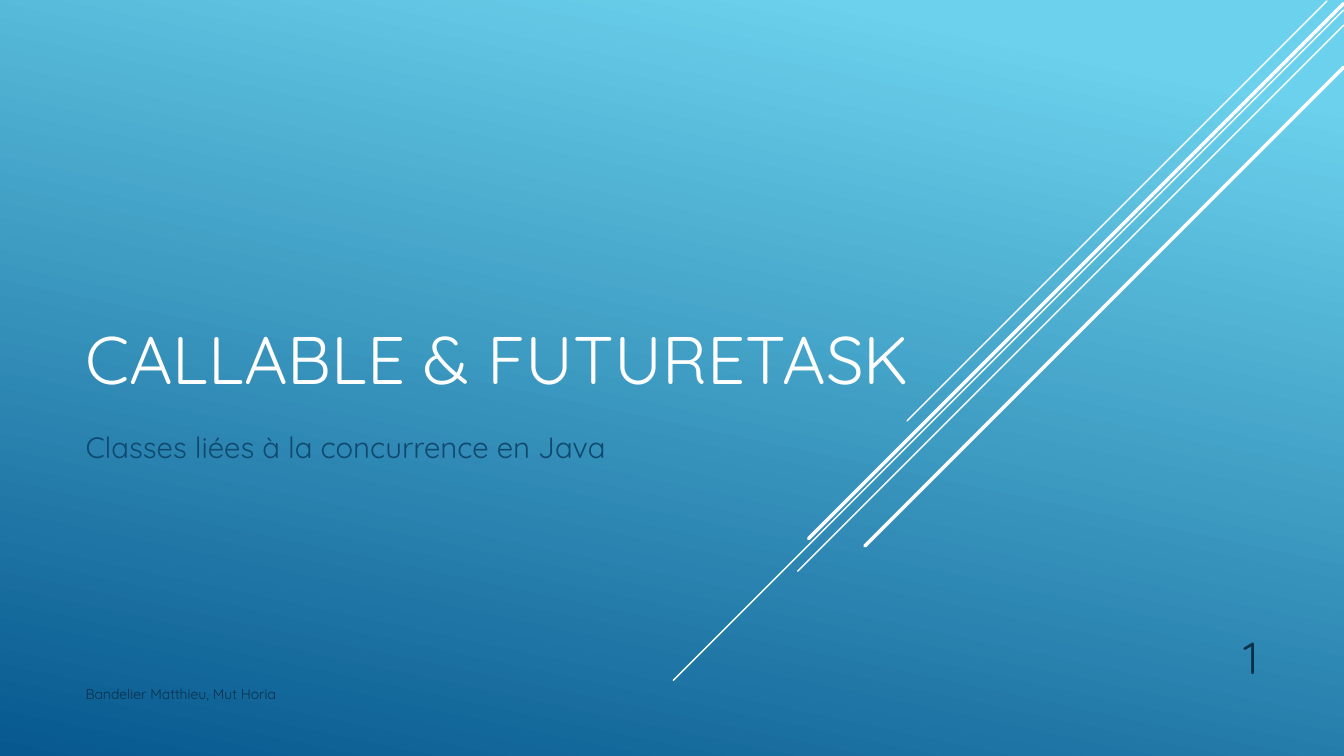
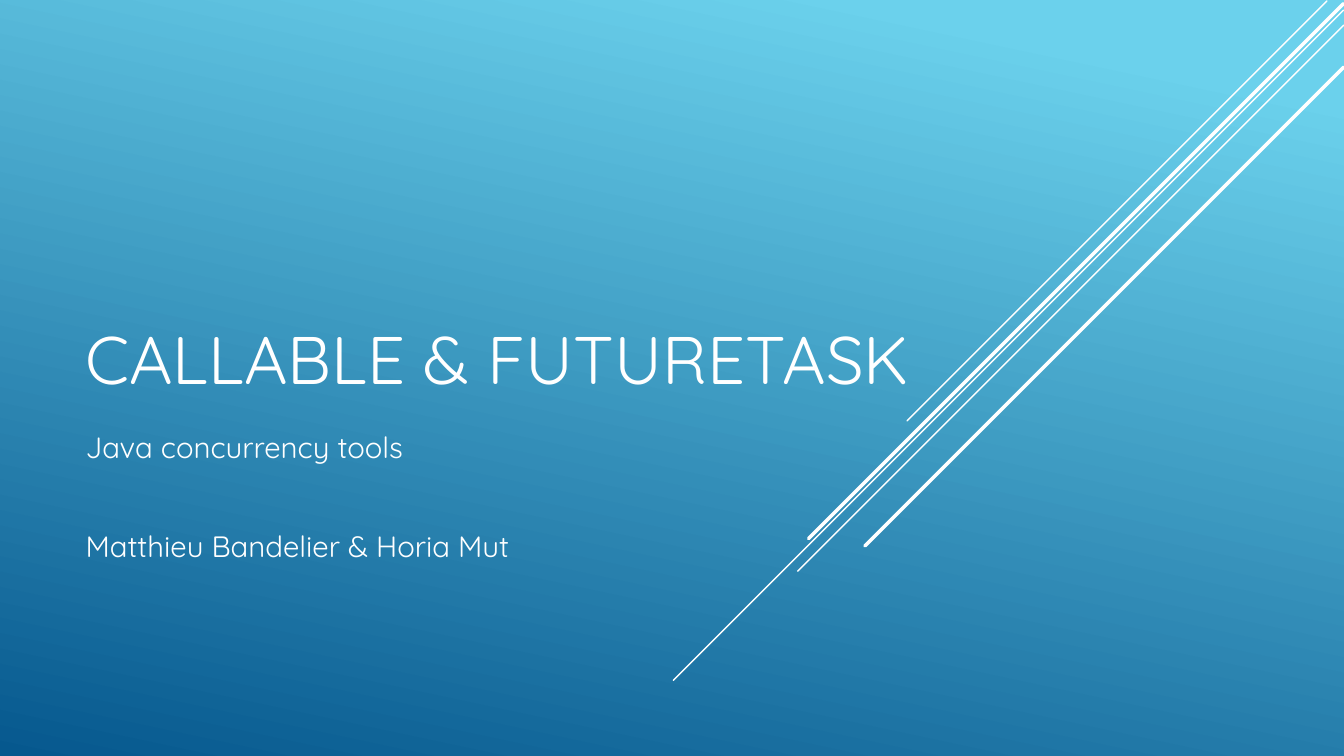
Before and after one commit to Drakesinger/FutureTaskAndCallable, a slide deck: slide 1 of presentation/CallableFutureTask.pptx. Drawn at 1344x756 pixels with LibreOffice and Linux fonts; fonts in the diff are those of the drawing. Boxes give left, top, right and bottom in pixels: in the first picture for what was removed or moved away, otherwise in the second. Text is boxed around its words. In the diff, an @@ line names an element or a change of style, - is before the commit and + after.

Commit message:
Add Specialized FutureTask.

```diff
--- a/presentation/CallableFutureTask.pptx
+++ b/presentation/CallableFutureTask.pptx
@@ subtitle at <box>86,436,509,558</box>: text changed; text colour #0F496F to #FFFFFF @@
-Classes liées à la concurrence en Java
+Java concurrency tools
+Matthieu Bandelier & Horia Mut
@@ page number removed at <box>1243,643,1258,674</box> @@
-1
@@ text removed at <box>86,689,276,699</box> @@
-Bandelier Matthieu, Mut Horia
```
Also in this commit, not shown: 6 other slides changed, 3 other files.
